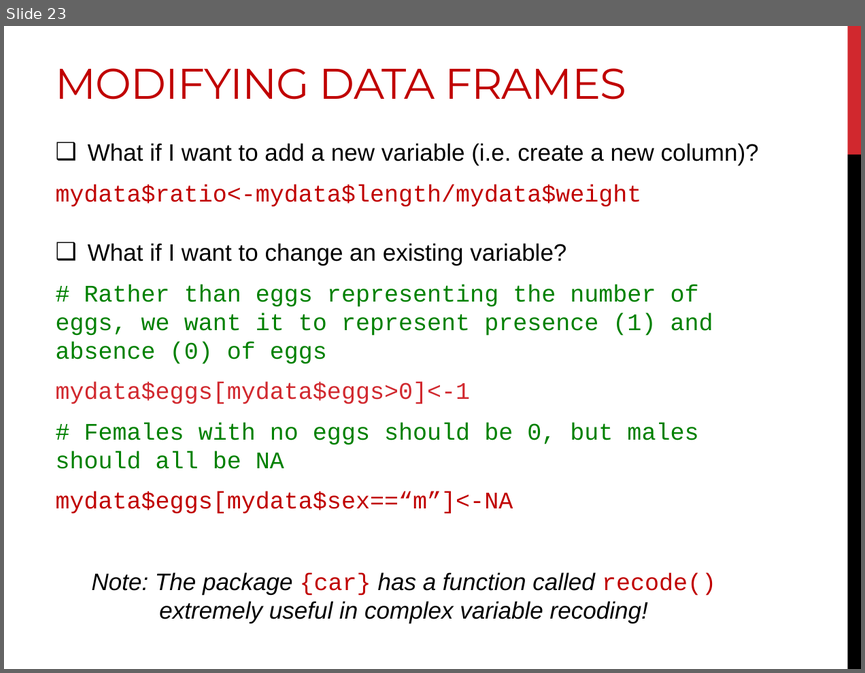
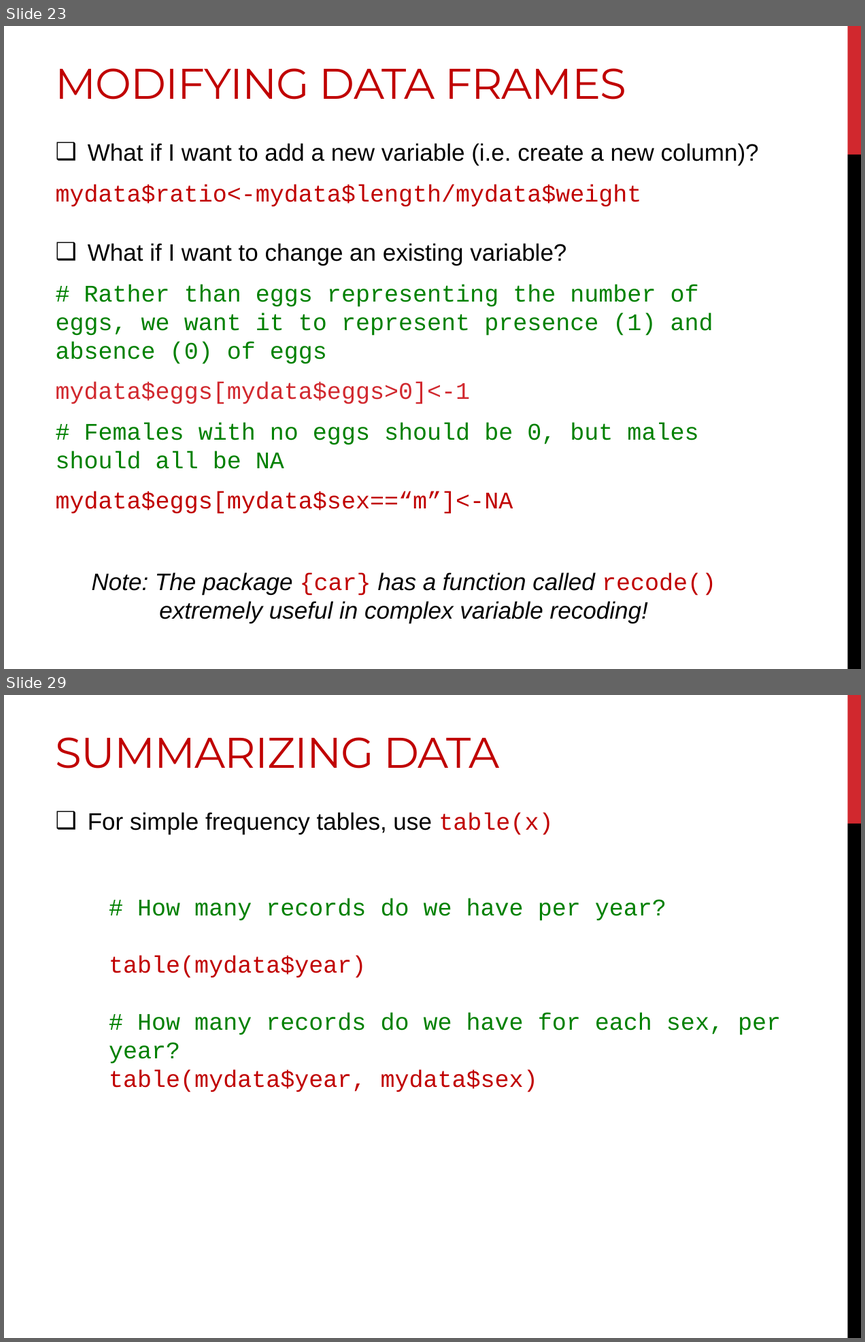
Before and after one commit to DanielleQuinn/RBarMUN, a slide deck: IntroWorkshop/RBar_IntroII.pptx. Shown one above the other, each under a label of ours: slide 23 before the commit, slides 23 and 29 after it; the slides between them are not shown. The pictures are 865x673 and 865x1342 pixels, drawn with LibreOffice and Linux fonts; fonts in the diff are those of the drawing. Boxes give left, top, right and bottom in pixels: in the first picture for what was removed or moved away, otherwise in the second. Text is boxed around its words. In the diff, an @@ line names an element or a change of style, - is before the commit and + after.

```diff
--- a/IntroWorkshop/RBar_IntroII.pptx
+++ b/IntroWorkshop/RBar_IntroII.pptx
@@ slide 29 added at [4, 695, 861, 1338], background #FFFFFF; not listed: 2 template elements that a slide beside it also shows @@
@@ title added at [56, 737, 499, 768], 36 pt, text #C00000 @@
+SUMMARIZING DATA
@@ text added at [88, 812, 553, 835], 20 pt, text #000000 @@
+❑ For simple frequency tables, use table(x)
@@ text added at [109, 899, 781, 1092], 20 pt, text #008000 @@
+  # How many records do we have per year?
+  table(mydata$year)
+  # How many records do we have for each sex, per year?
+  table(mydata$year, mydata$sex)
```
Also in this commit, not shown: 10 slides changed, 2 other slides added, 3 slides removed.
